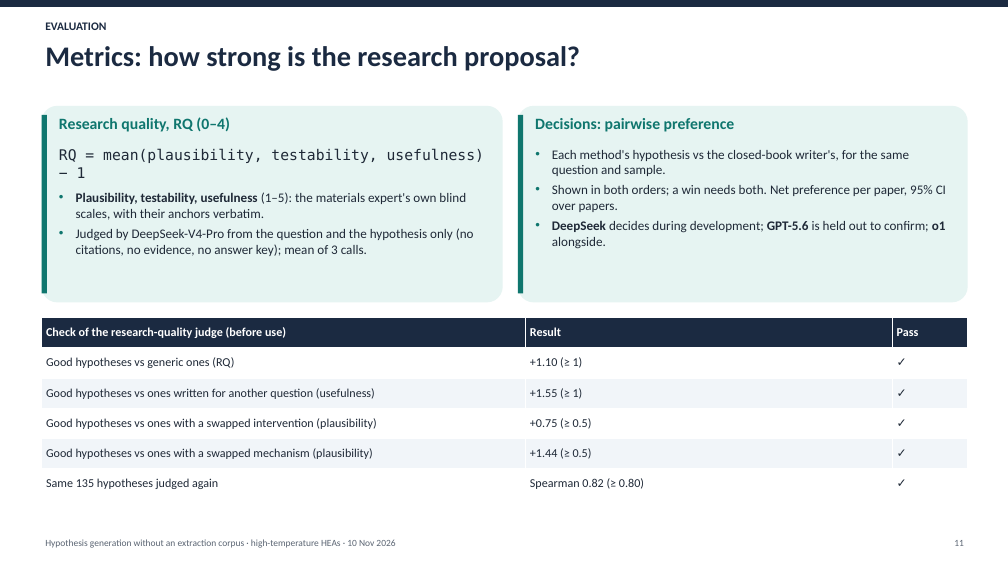
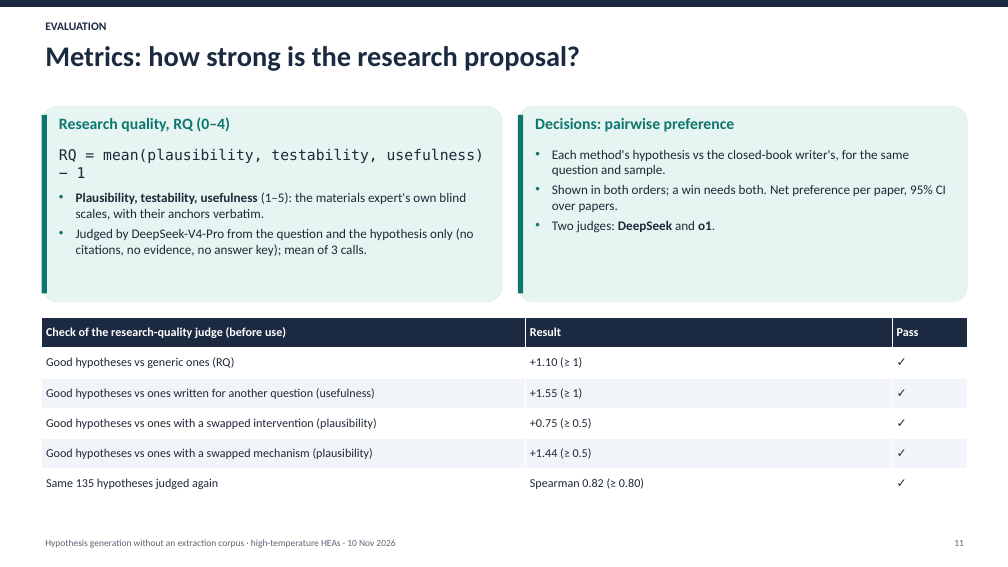
Before and after one commit to yadyneshsonale/materials-hypothesis-generation, a slide deck: slide 11 of presentations/2026-11-10_on_demand_retrieval/on_demand_hypothesis_generation_2026-11-10.pptx. Drawn at 1008x567 pixels with LibreOffice and Linux fonts; fonts in the diff are those of the drawing. Boxes give left, top, right and bottom in pixels: in the first picture for what was removed or moved away, otherwise in the second. Text is boxed around its words. In the diff, an @@ line names an element or a change of style, - is before the commit and + after.

```diff
--- a/presentations/2026-11-10_on_demand_retrieval/on_demand_hypothesis_generation_2026-11-10.pptx
+++ b/presentations/2026-11-10_on_demand_retrieval/on_demand_hypothesis_generation_2026-11-10.pptx
@@ text at (552,220,715,233): text changed @@
-• DeepSeek decides during development; GPT-5.6 is held out to confirm; o1 alongside.
+• Two judges: DeepSeek and o1.
```
Also in this commit, not shown: 4 other slides changed, 1 slide removed, 1 other file.
